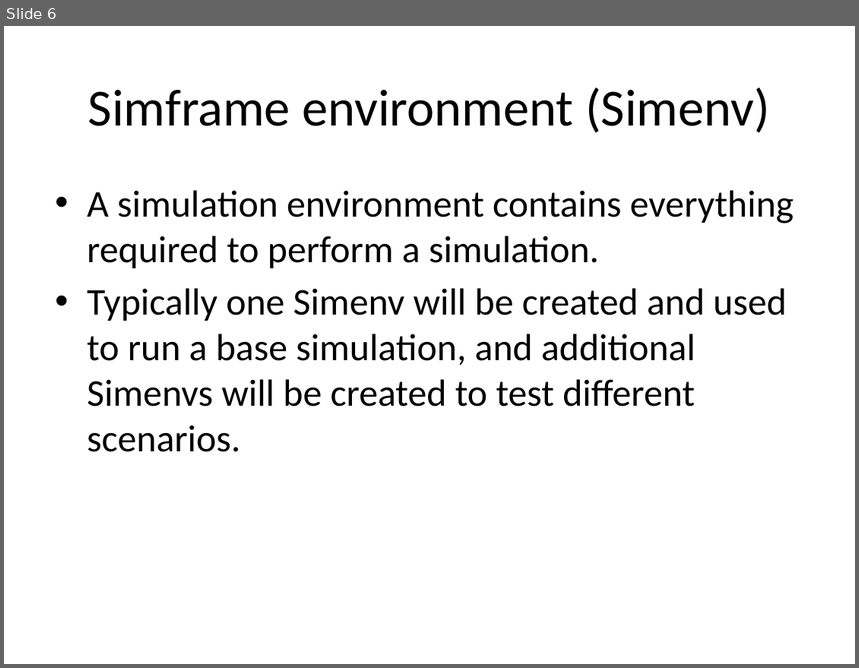
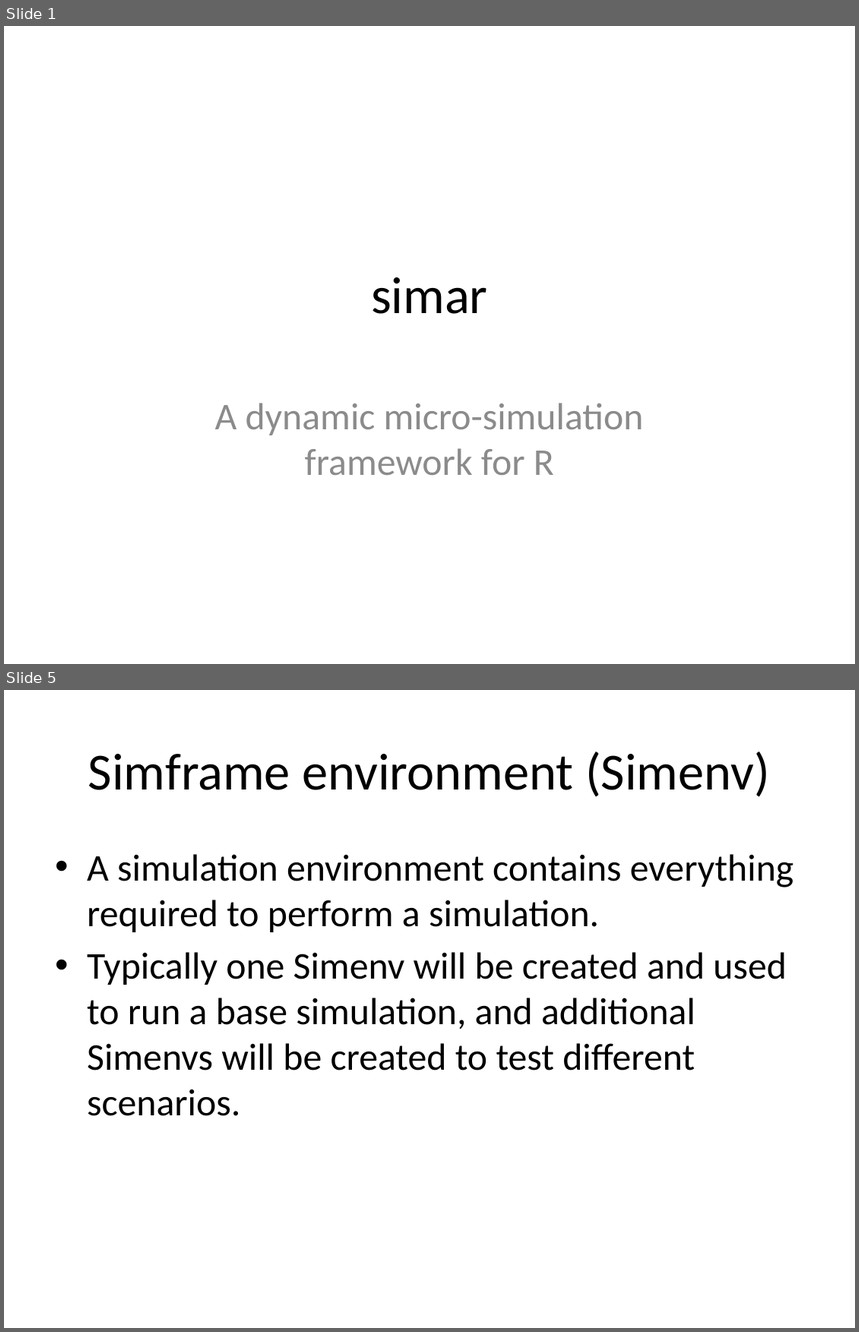
Before and after one commit to compassresearchcentre/simario, a slide deck: docs/Simar overview.pptx. Shown one above the other, each under a label of ours: slide 6 before the commit, slides 1 and 5 after it; the slides between them are not shown. The pictures are 859x668 and 859x1332 pixels, drawn with LibreOffice and Linux fonts; fonts in the diff are those of the drawing. Boxes give left, top, right and bottom in pixels: in the first picture for what was removed or moved away, otherwise in the second. Text is boxed around its words. In the diff, an @@ line names an element or a change of style, - is before the commit and + after.

```diff
--- a/docs/Simar overview.pptx
+++ b/docs/Simar overview.pptx
@@ slide 1 added at box(4, 26, 855, 664), background #FFFFFF @@
@@ title added at box(371, 278, 488, 314), 44 pt, text #000000 @@
+simar
@@ subtitle added at box(215, 403, 644, 475), 32 pt, text #8C8C8C @@
+A dynamic micro-simulation framework for R
@@ what was slide 6 is now slide 5 @@
```
Also in this commit, not shown: 4 slides changed, 3 other slides added, 3 slides removed, 14 other files.
